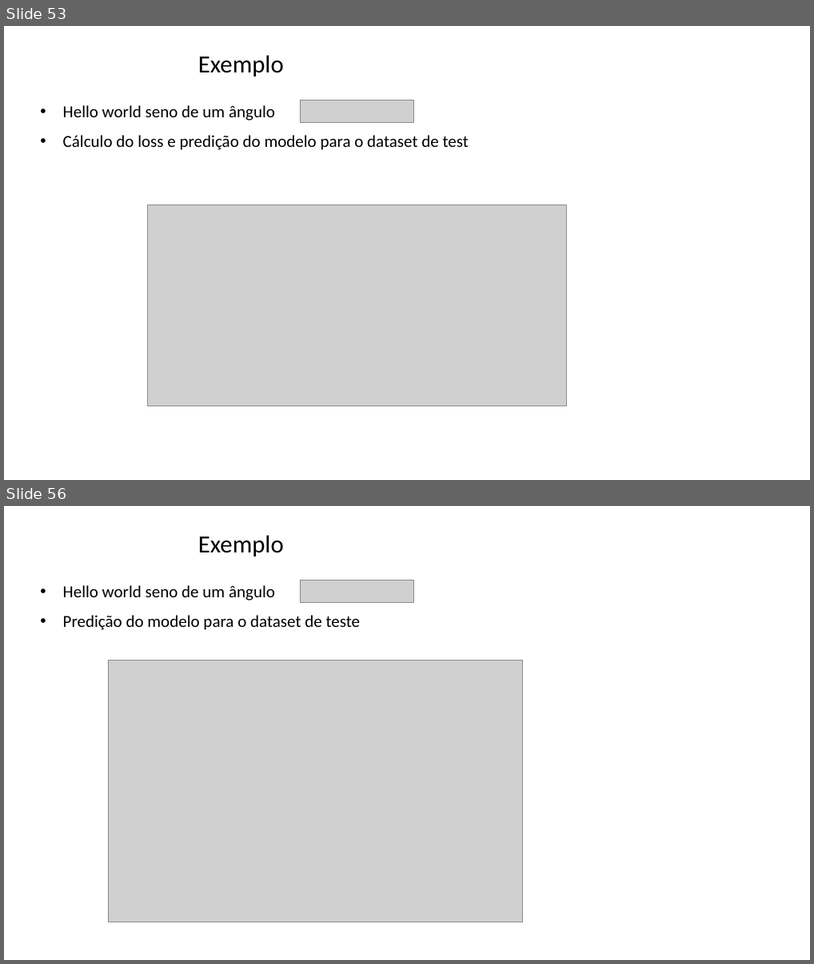
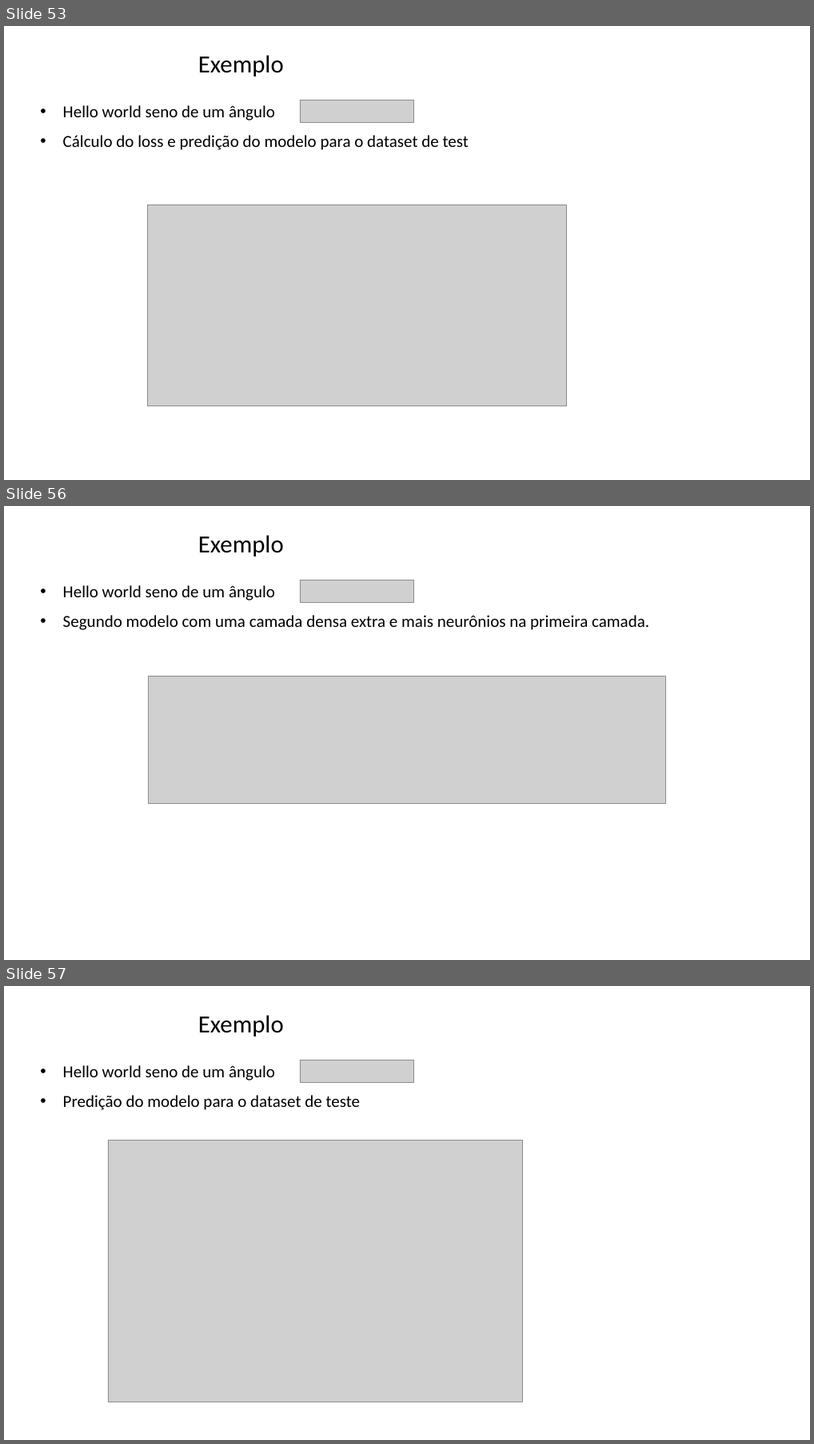
Before and after one commit to zz4fap/tp557-iot-ml, a slide deck: slides/TP557_14_introducao_tensorflowlite.pptx. Shown one above the other, each under a label of ours: slides 53 and 56 before the commit, slides 53, 56 and 57 after it; the slides between them are not shown. The pictures are 814x964 and 814x1444 pixels, drawn with LibreOffice and Linux fonts; fonts in the diff are those of the drawing; grey boxes stand for pictures; background and template pictures are left out. Boxes give left, top, right and bottom in pixels: in the first picture for what was removed or moved away, otherwise in the second. Text is boxed around its words. In the diff, an @@ line names an element or a change of style, - is before the commit and + after.

```diff
--- a/slides/TP557_14_introducao_tensorflowlite.pptx
+++ b/slides/TP557_14_introducao_tensorflowlite.pptx
@@ slide 56 added at [4, 506, 810, 960], background #FFFFFF @@
@@ title added at [198, 535, 284, 556], 29.3 pt, text #000000 @@
+Exemplo
@@ text added at [63, 585, 650, 630], 20 pt, text #000000 @@
+• Hello world seno de um ângulo
+• Segundo modelo com uma camada densa extra e mais neurônios na primeira camada.
@@ picture added at [300, 580, 414, 603] @@
@@ picture added at [149, 676, 666, 804] @@
@@ what was slide 56 is now slide 57 @@
```
Also in this commit, not shown: 8 slides changed, 4 other files.
